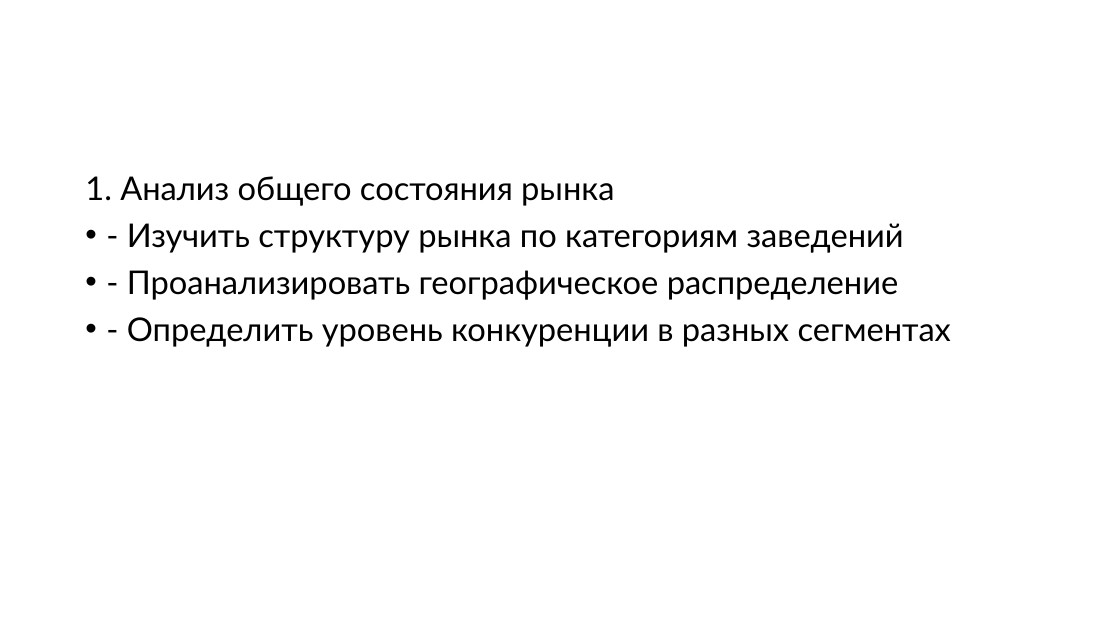
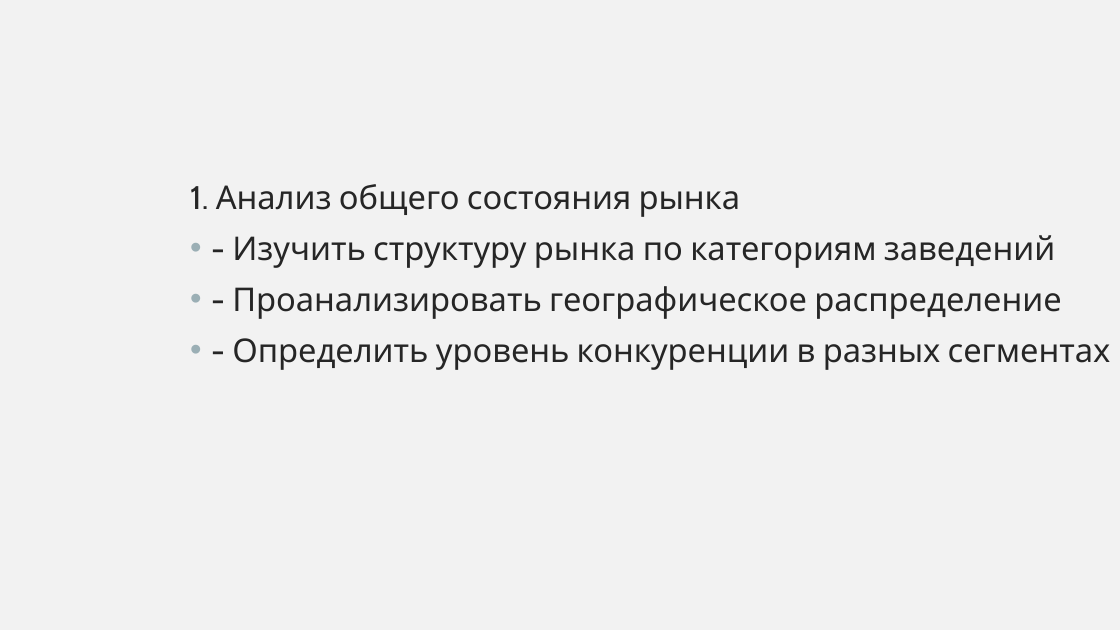
Before and after one commit to PHILIPP111007/masters_degree_Roshchin_M25-555, a slide deck: slide 5 of BI/moscow_places/moscow_places_hw.pptx. Drawn at 1120x630 pixels with LibreOffice and Linux fonts; fonts in the diff are those of the drawing. Boxes give left, top, right and bottom in pixels: in the first picture for what was removed or moved away, otherwise in the second. Text is boxed around its words. In the diff, an @@ line names an element or a change of style, - is before the commit and + after.

```diff
--- a/BI/moscow_places/moscow_places_hw.pptx
+++ b/BI/moscow_places/moscow_places_hw.pptx
@@ background #FFFFFF to #F2F2F2 @@
@@ text "1. Анализ общего состояния рынка" moved from (x1=85, y1=176, x2=951, y2=347) to (x1=190, y1=184, x2=1111, y2=370) @@
@@ text "1. Анализ общего состояния рынка" at (x1=190, y1=184, x2=1111, y2=370): font Lato to Cabin, text colour #000000 to #262626; line spacing 0.9 to 1 @@
```
Also in this commit, not shown: 23 other slides changed, 1 other file.
